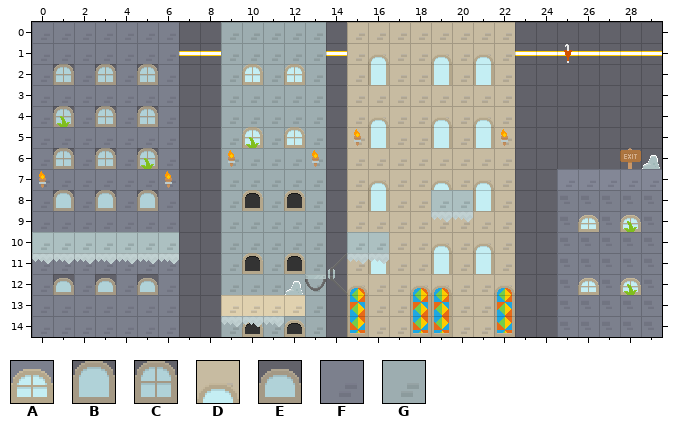
A Tiled map gets an edit: Juego PlataformaOriginal/Assets/SuperTiled2Unity/mapas/mapas e3/34.tmx. Above is the file before it was changed.
Cells are 21x21 px. Shown: x 0..29, y 0..14.
Key: from "sprites": A 729, B 760, C 761, D 789, E 790, F 819, G 849.
_ is an empty cell, # one hidden under a higher layer.
Layers that did not change in this view are not listed.
Layer "Capa de patrones 2" before, first column x 0:
 0 FFFFFFF__GGGGG_DDDDDDDD_______
 1 FFFFFFF__GGGGG_DDDDDDDD_______
 2 FCFCFCF__GGGGG_D#DD#D#D_______
 3 FFFFFFF__GGGGG_DDDDDDDD_______
 4 FCFCFCF__GGGGG_DDDDDDDD_______
 5 FFFFFFF__GGGGG_D#DD#D#D_______
 6 FCFCFCF__GGGGG_DDDDDDDD_______
 7 FFFFFFF__GGGGG_DDDDDDDD_______
 8 FBFBFBF__GGGGG_D#DD###D__AAAAA
 9 FFFFFFF__GGGGG_DDDDDDDD__AAAAA
10 #######__GGGGG_##DDDDDD__AAAAA
11 FFFFFFF__GGGGG_D#DD#D#D__AAAAA
12 FEFEFEF__GGGGG_DDDDDDDD__AAAAA
13 FFFFFFF__####G_#DD##DD#__AAAAA
14 FFFFFFF__GGGGG_#DD##DD#__AAAAA
Layer "Capa de patrones 1" before, first column x 0:
 0 ______________________________
 1 ______________________________
 2 ______________________________
 3 ______________________________
 4 ______________________________
 5 ______________________________
 6 ______________________________
 7 _________________________FFFFF
 8 ___________________GG_________
 9 ______________________________
10 GGGGGGG________GG_____________
11 ______________________________
12 ______________________________
13 _________DDDD_________________
14 ______________________________
The result:
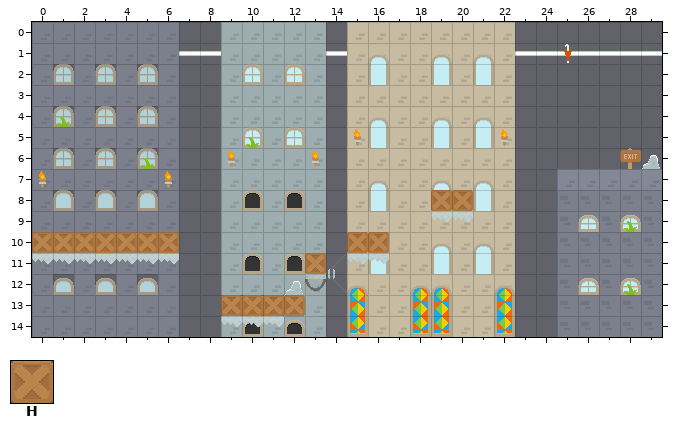
Further tiles: from "sprites": H 191.
See-through tiles are keyed as they look on the map.
The exact change:
Changed rows in their new state; . is an unchanged cell.
Layer "Capa de patrones 2":
first column x 9:
13 HHH
Layer "Capa de patrones 1":
first column x 0:
 8 ...................HH
10 HHHHHHH........HH....
11 .............H.......
13 .........HHHH........
